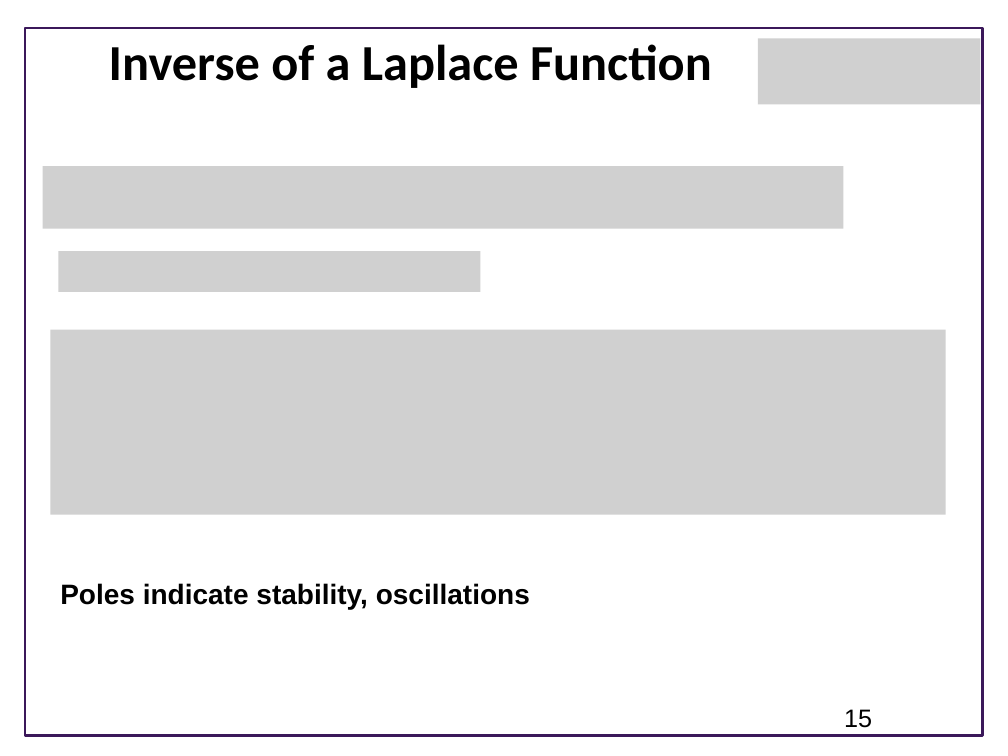
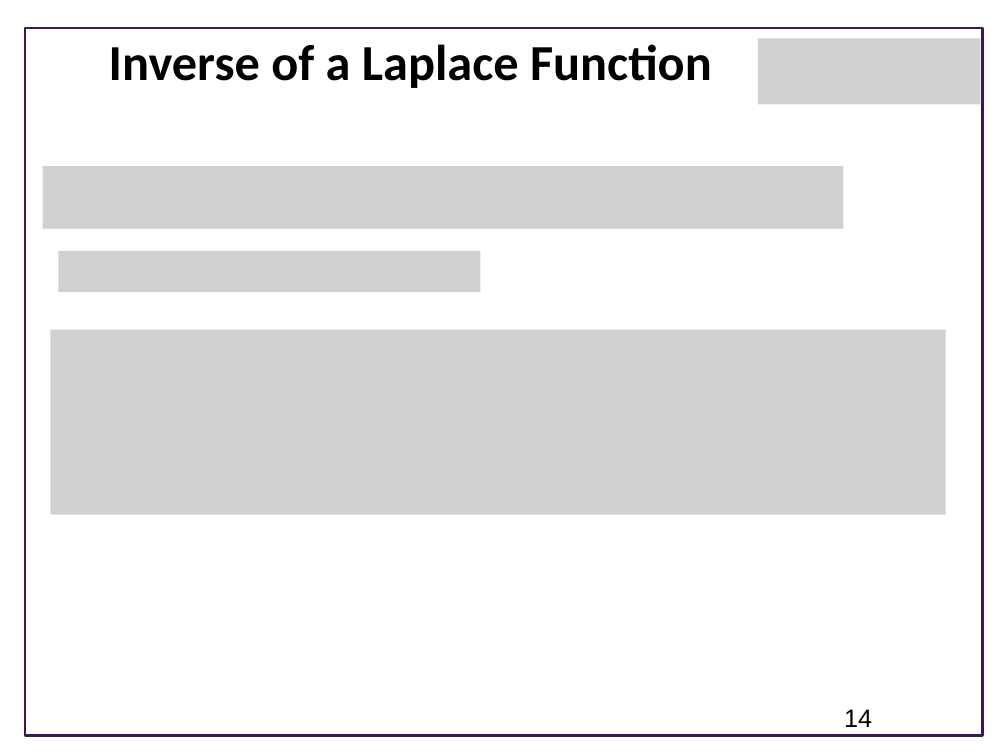
Before and after one commit to joseph-hellerstein/advanced-controls-lectures, a slide deck: slide 14 of Lecture_7-Laplace-Transforms/Laplace-Transforms.pptx (slide 15 before the commit). Drawn at 1008x756 pixels with LibreOffice and Linux fonts; fonts in the diff are those of the drawing; grey boxes stand for pictures; background and template pictures are left out. Boxes give left, top, right and bottom in pixels: in the first picture for what was removed or moved away, otherwise in the second. Text is boxed around its words. In the diff, an @@ line names an element or a change of style, - is before the commit and + after.

```diff
--- a/Lecture_7-Laplace-Transforms/Laplace-Transforms.pptx
+++ b/Lecture_7-Laplace-Transforms/Laplace-Transforms.pptx
@@ text removed at bbox=[60, 583, 530, 609] @@
-Poles indicate stability, oscillations
@@ page number at bbox=[844, 709, 872, 727]: text changed @@
-15
+14
```
Also in this commit, not shown: 8 other slides changed, 3 slides added, 1 slide removed.
